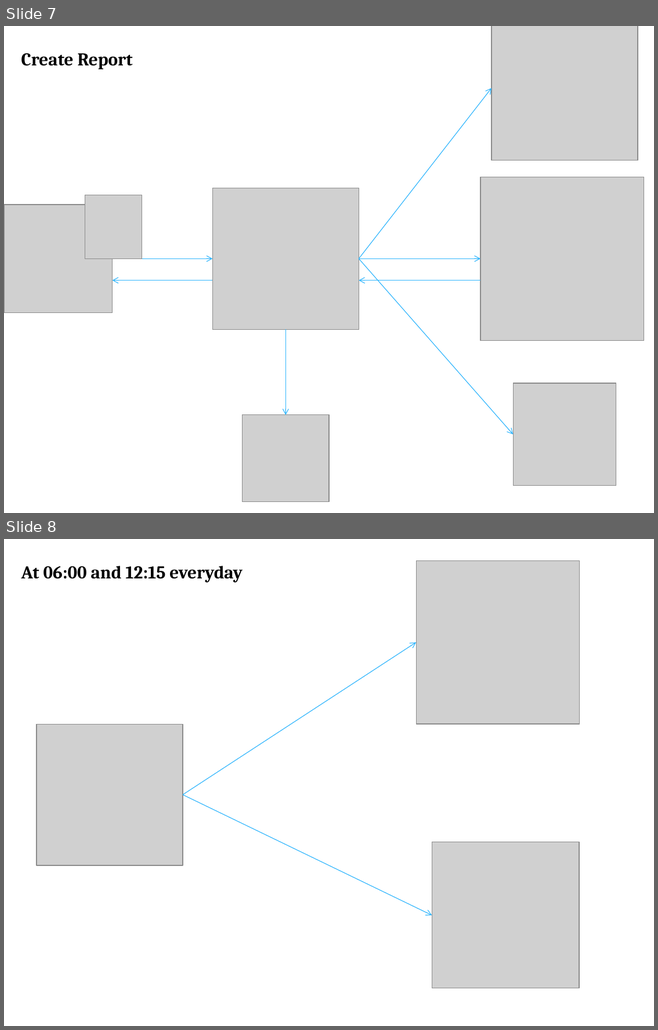
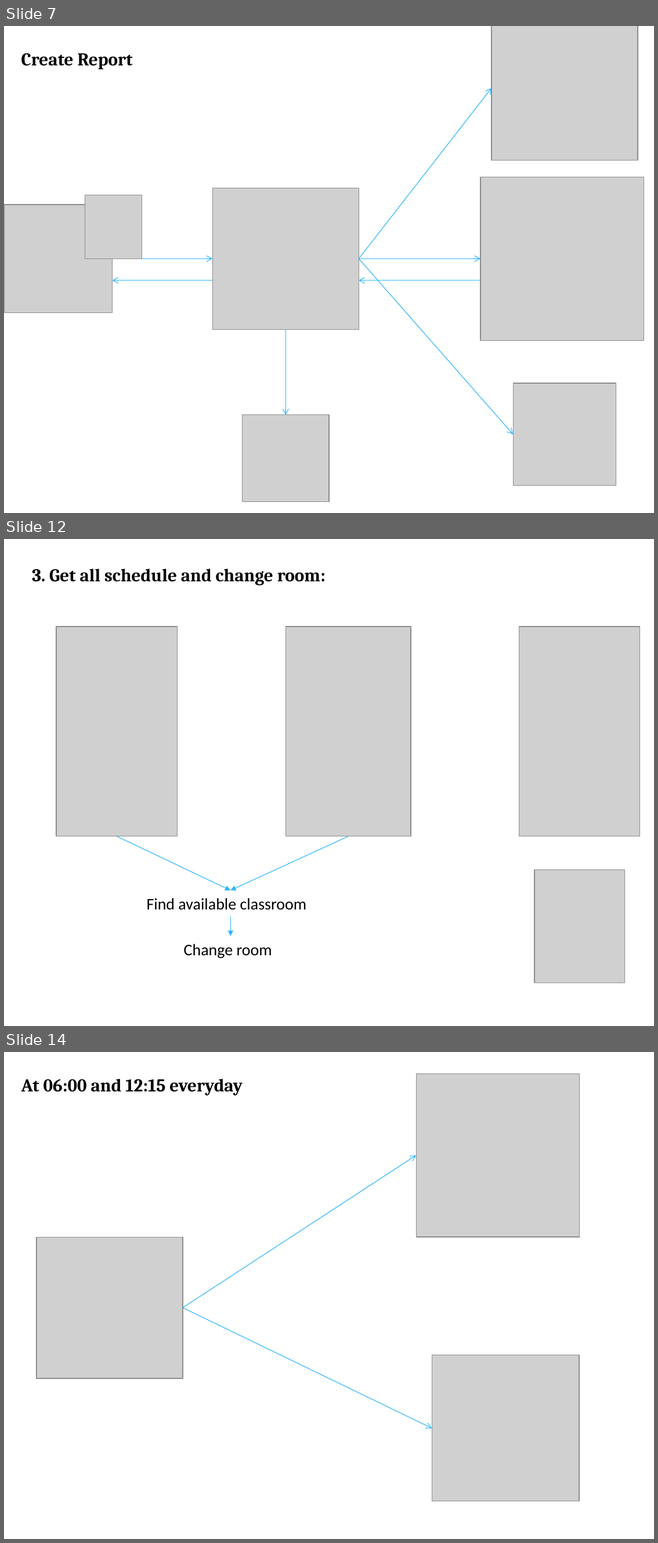
Before and after one commit to tranquang9a1/ECRM, a slide deck: Document/ECRM-Presentation.pptx. Shown one above the other, each under a label of ours: slides 7 and 8 before the commit, slides 7, 12 and 14 after it; the slides between them are not shown. The pictures are 658x1030 and 658x1543 pixels, drawn with LibreOffice and Linux fonts; fonts in the diff are those of the drawing; grey boxes stand for pictures. Boxes give left, top, right and bottom in pixels: in the first picture for what was removed or moved away, otherwise in the second. Text is boxed around its words. In the diff, an @@ line names an element or a change of style, - is before the commit and + after.

```diff
--- a/Document/ECRM-Presentation.pptx
+++ b/Document/ECRM-Presentation.pptx
@@ slide 12 added at (4, 539, 654, 1026), background #FFFFFF @@
@@ text added at (32, 569, 325, 585), 20 pt, text #000000, bold @@
+3. Get all schedule and change room:
@@ picture added at (56, 627, 177, 837) @@
@@ picture added at (285, 627, 411, 837) @@
@@ picture added at (519, 627, 639, 837) @@
@@ arrow added from (117, 837) to (230, 890), #31B6FD 0.75 pt @@
@@ arrow added from (349, 837) to (230, 890), #31B6FD 0.75 pt @@
@@ picture added at (534, 870, 625, 983) @@
@@ text added at (147, 898, 307, 910), 18 pt, text #000000 @@
+Find available classroom
@@ arrow added from (230, 917) to (230, 936), #31B6FD 0.75 pt @@
@@ text added at (184, 944, 272, 958), 18 pt, text #000000 @@
+Change room
@@ what was slide 8 is now slide 14 @@
```
Also in this commit, not shown: 1 slide changed, 5 other slides added.
